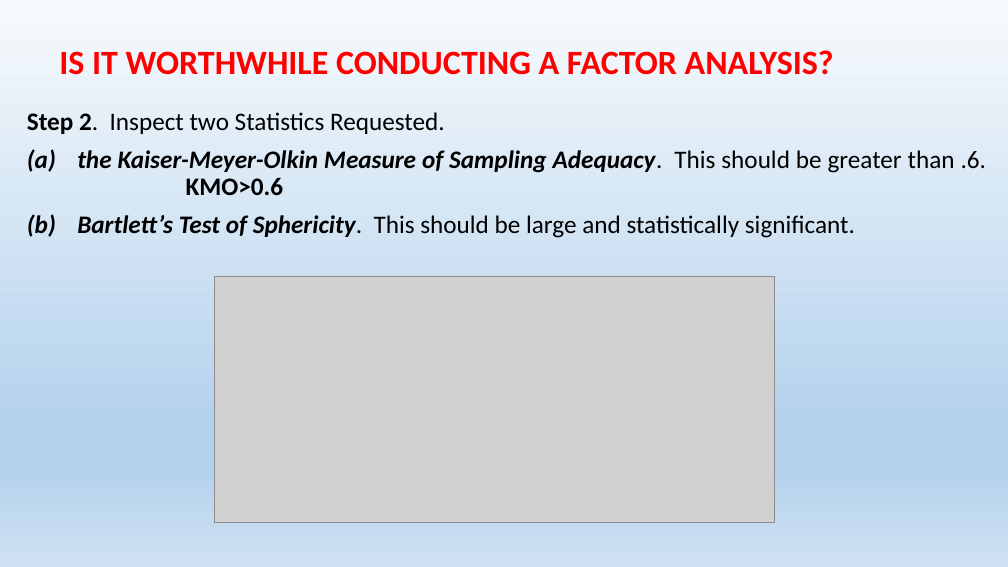
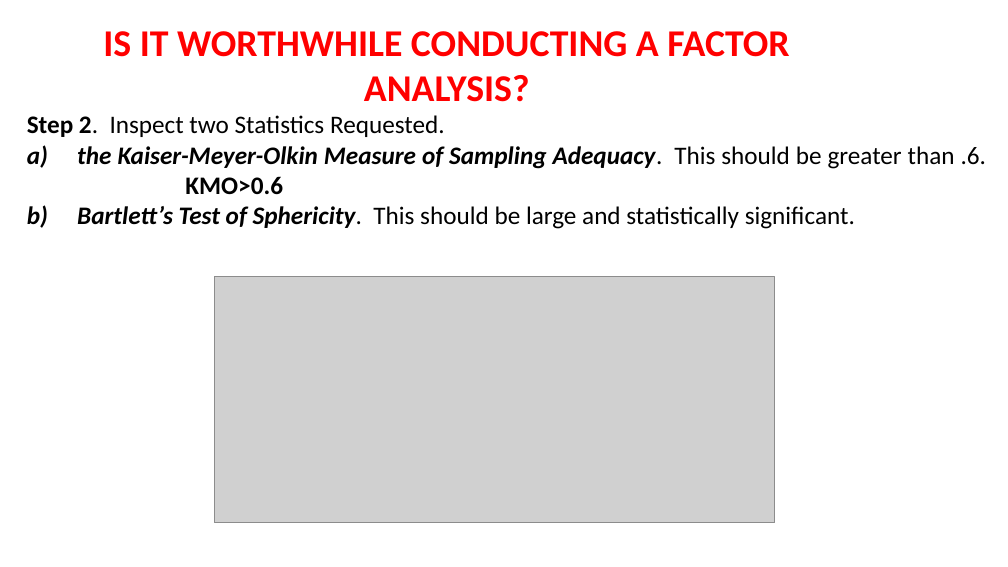
Before and after one commit to awkweb/DS502, a slide deck: slide 38 of lectures/05_Ch6.3&4Dimension Redu. F16.pptx. Drawn at 1008x567 pixels with LibreOffice and Linux fonts; fonts in the diff are those of the drawing; grey boxes stand for pictures. Boxes give left, top, right and bottom in pixels: in the first picture for what was removed or moved away, otherwise in the second. Text is boxed around its words. In the diff, an @@ line names an element or a change of style, - is before the commit and + after.

```diff
--- a/lectures/05_Ch6.3&4Dimension Redu. F16.pptx
+++ b/lectures/05_Ch6.3&4Dimension Redu. F16.pptx
@@ background gradient #F7FAFD to #B5D2EC to #CEE1F2 to #FFFFFF @@
@@ text "IS IT WORTHWHILE CONDUCTING A ..." at (103, 31, 789, 102): size 32.4 to 36 pt; line spacing 0.9 to 1 @@
@@ text "Step 2. Inspect two Statistics ..." at (27, 115, 986, 229): line spacing 0.9 to 1; less space between paragraphs; bullet (a) to a) @@
```
Also in this commit, not shown: 65 other slides changed, 2 slides added, 2 slides removed, 10 other files.
